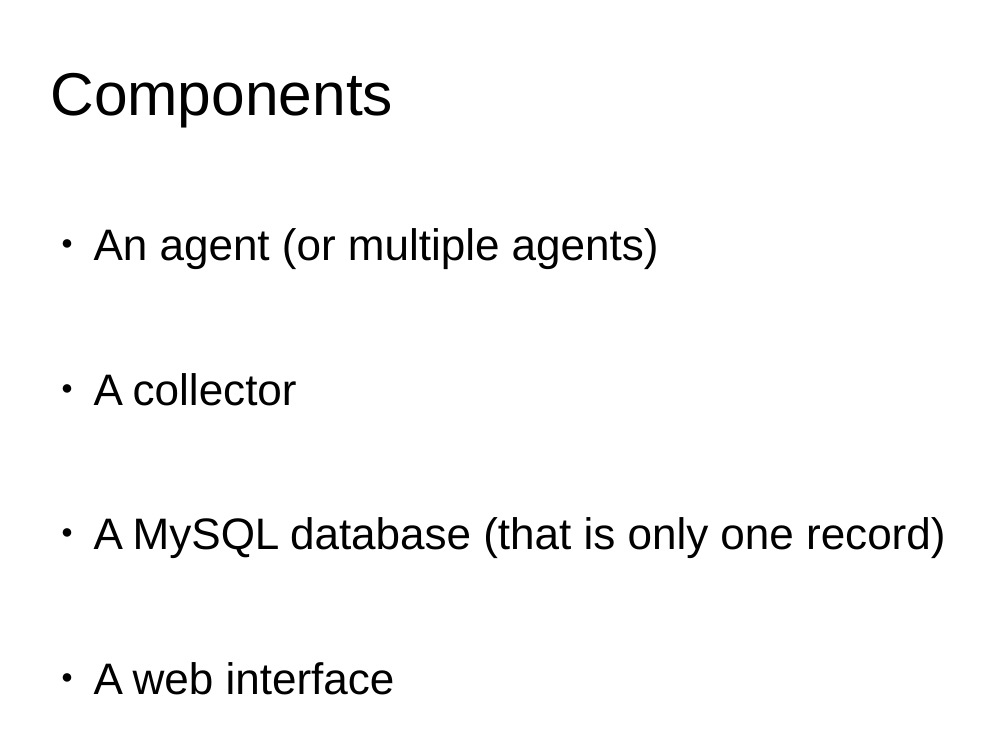
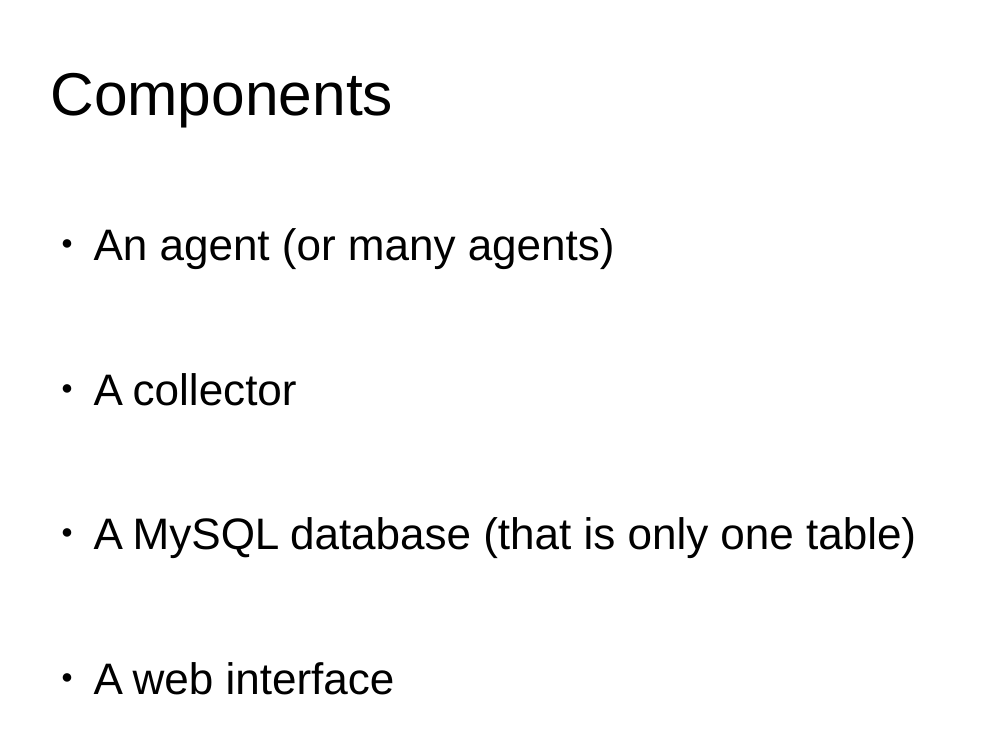
Before and after one commit to alcir/falcao.js, a slide deck: slide 6 of doc/slides.odp. Drawn at 1008x756 pixels with LibreOffice and Linux fonts; fonts in the diff are those of the drawing; background and template pictures are left out. Boxes give left, top, right and bottom in pixels: in the first picture for what was removed or moved away, otherwise in the second. Text is boxed around its words. In the diff, an @@ line names an element or a change of style, - is before the commit and + after.

```diff
--- a/doc/slides.odp
+++ b/doc/slides.odp
@@ text at [94,228,615,269]: text changed @@
-● An agent (or multiple agents)
+● An agent (or many agents)
@@ text at [94,517,916,558]: text changed @@
-● A MySQL database (that is only one record)
+● A MySQL database (that is only one table)
```
Also in this commit, not shown: 3 other slides changed, 1 other file.
